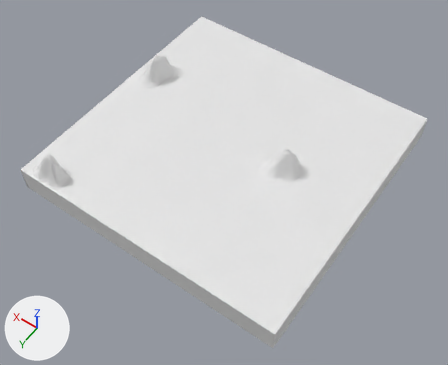
Two versions of the OBJ model assets/tts/kestrel-sample-station-r2/highlands-3.obj, one commit apart.
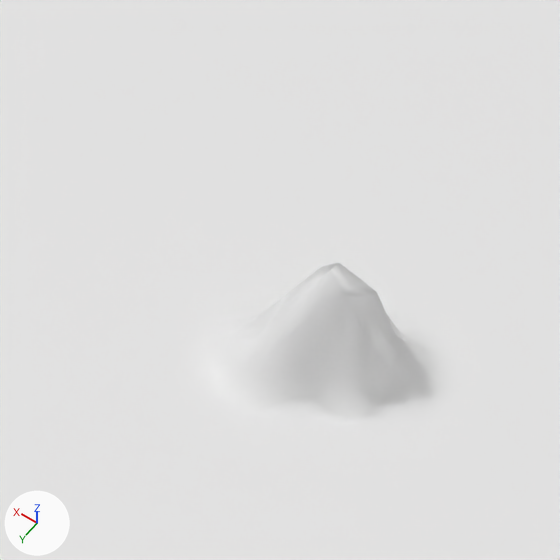
Old and new are each drawn whole from a 50 mm camera at (-31.32, 40.02, 41.55) aimed at (-13.07, 14.47, 1.41) and again close up on the part from 48% to 75% of the width and 26% to 58% of the height. Lighting does not change. The marker at lower left points along +X, +Y and +Z. The older version's two pictures come first. Where no turn or scale is listed for an object, it has been applied to the vertices.

The older version as bpy lines, for what is in view:
```python
me_highlands_3 = bpy.data.meshes.new('highlands-3')
me_highlands_3.from_pydata(...)  # 6723 vertices, 13122 faces; spans x -24.0..0.0, y 0.0..24.0, z 1.0..5.9
ob_highlands_3 = bpy.data.objects.new('highlands-3', me_highlands_3)
ob_highlands_3.location = (0.0, 0.0, 0.0)
```
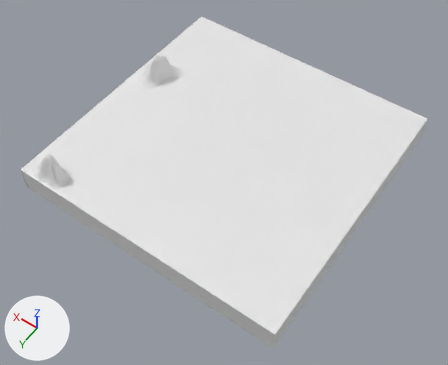
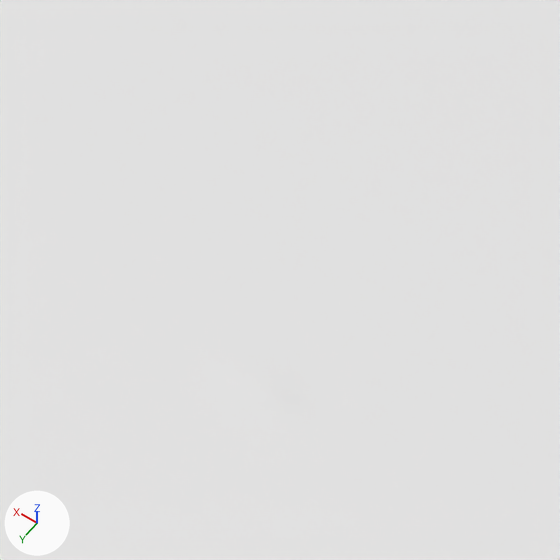
Edits to the bpy script that builds the scene:
```text
Change me_highlands_3:
    where me_highlands_3.from_pydata(...)  # 6723 vertices, 13122 faces; spans x -24.0..0.0, y 0.0..24.0, z 1.0..5.9
    used by ob_highlands_3; location = (0.0, 0.0, 0.0)
    me_highlands_3 part 1: all 62 vertices in x -18.6..-15.6, y 10.8..12.9, z 3.4..5.7 are scaled about their middle by (1, 1, -0.00664), then moved by (0.0, 0.0, -1.3)
```

Pixel boxes [x1, y1, x2, y2] of what changed, in the close-ups (560 x 560 px; the box of a moved part takes in the faces that stretch with it):
part 1 of me_highlands_3, moved or reshaped: before [197, 263, 448, 417]; after [197, 311, 448, 417]
